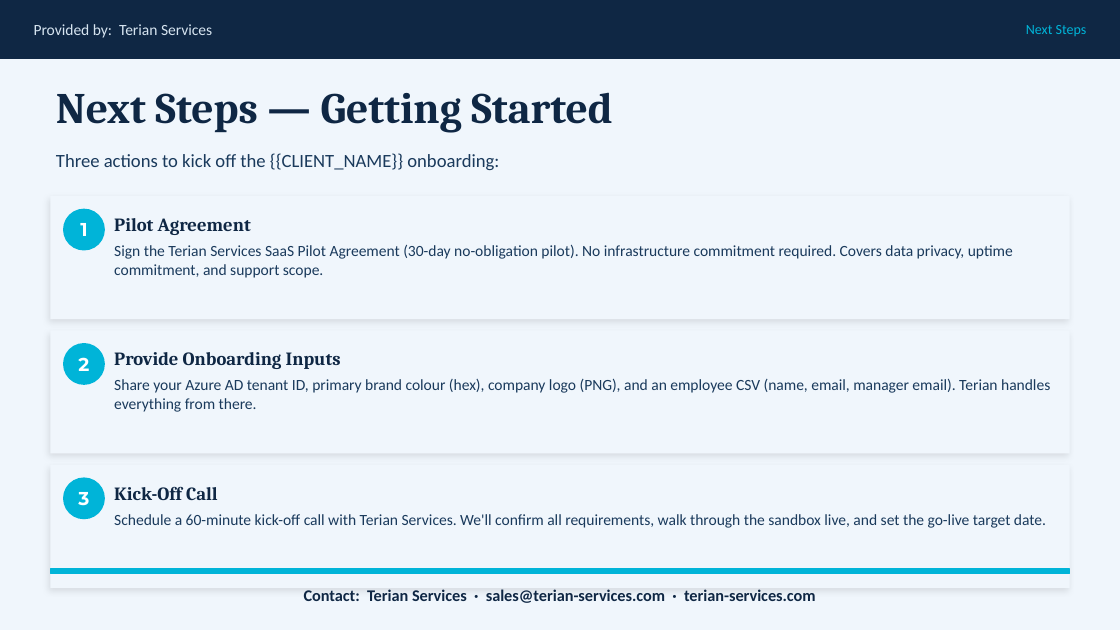
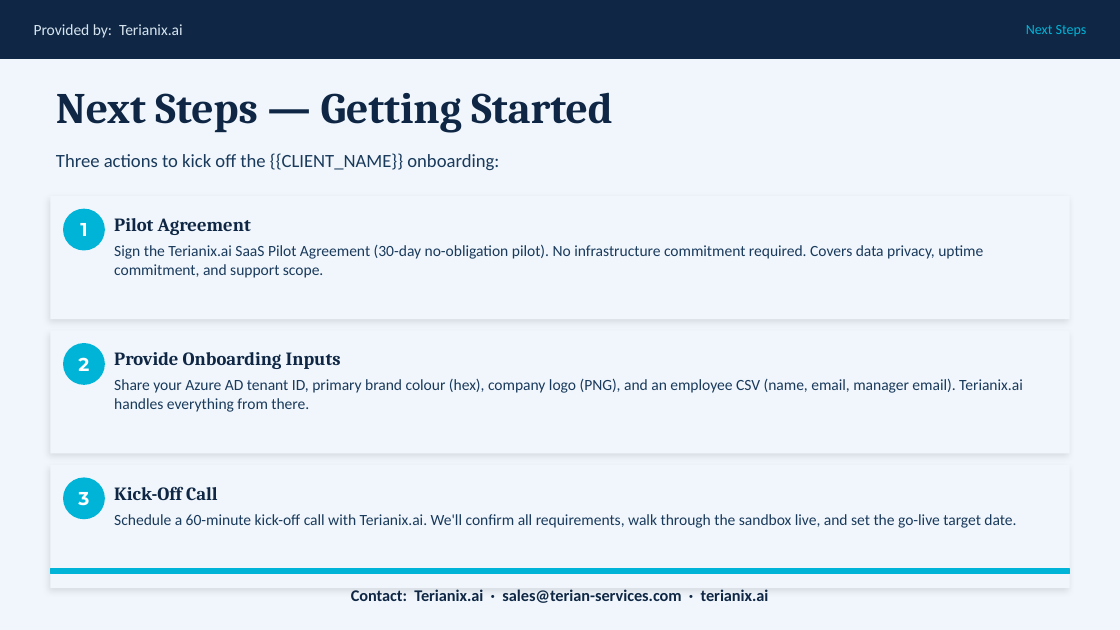
Before and after one commit to DTerian64/Terian_Services, a slide deck: slide 18 of blob_templates/award_nomination_onboarding_template.pptx. Drawn at 1120x630 pixels with LibreOffice and Linux fonts; fonts in the diff are those of the drawing. Boxes give left, top, right and bottom in pixels: in the first picture for what was removed or moved away, otherwise in the second. Text is boxed around its words. In the diff, an @@ line names an element or a change of style, - is before the commit and + after.

Commit message:
Terianix in the engagement presentation

```diff
--- a/blob_templates/award_nomination_onboarding_template.pptx
+++ b/blob_templates/award_nomination_onboarding_template.pptx
@@ text at (34,24,183,38): text changed @@
-Provided by: Terian Services
+Provided by: Terianix.ai
@@ text at (114,245,983,278): text changed @@
-Sign the Terian Services SaaS Pilot Agreement (30-day no-obligation pilot). No infrastructure commitment required. Covers data privacy, uptime commitment, and support scope.
+Sign the Terianix.ai SaaS Pilot Agreement (30-day no-obligation pilot). No infrastructure commitment required. Covers data privacy, uptime commitment, and support scope.
@@ text at (114,379,1023,412): text changed @@
-Share your Azure AD tenant ID, primary brand colour (hex), company logo (PNG), and an employee CSV (name, email, manager email). Terian handles everything from there.
+Share your Azure AD tenant ID, primary brand colour (hex), company logo (PNG), and an employee CSV (name, email, manager email). Terianix.ai handles everything from there.
@@ text at (114,514,1016,528): text changed @@
-Schedule a 60-minute kick-off call with Terian Services. We'll confirm all requirements, walk through the sandbox live, and set the go-live target date.
+Schedule a 60-minute kick-off call with Terianix.ai. We'll confirm all requirements, walk through the sandbox live, and set the go-live target date.
@@ text at (351,589,769,603): text changed @@
-Contact: Terian Services · sales@terian-services.com · terian-services.com
+Contact: Terianix.ai · sales@terian-services.com · terianix.ai
```
Also in this commit, not shown: 27 other slides changed, 1 other file.
